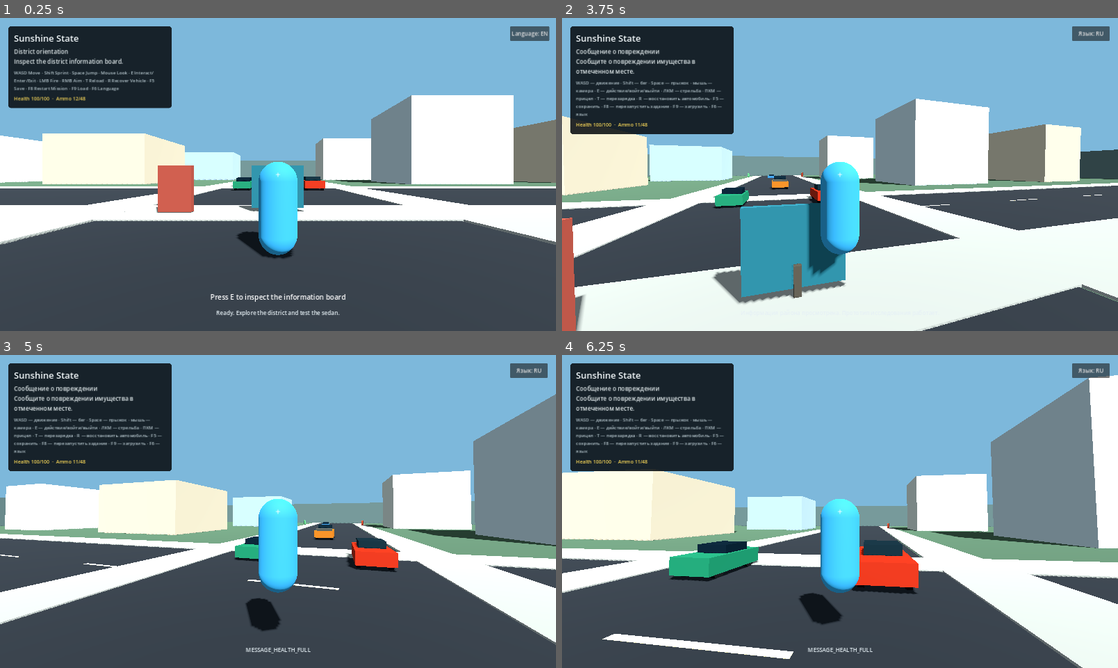
Above: before the commit, frames 1-4 (two rows, left to right).
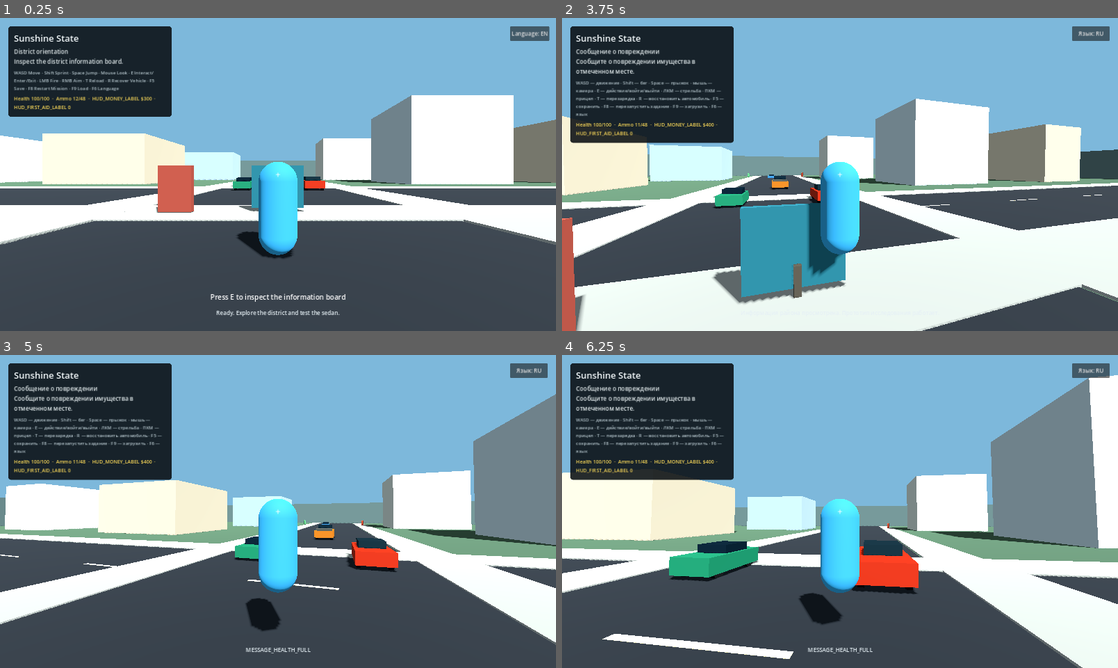
Above: after the commit, the same moments.

Repository: KenlikDev/sunshine-state
Game: Godot game, scene res://scenes/bootstrap/main.tscn
The game is run twice, just before and just after one commit, with the same random seed, the same clock (stepped at 60 frames per second) and the same inputs.
Inputs (mouse positions are in pixels of both pictures, inside the frame that each line leads up to):
- Up to frame 1 (0.25 s): no input
- Up to frame 2 (3.75 s): tap E (interact) at 0.5, 2, 2.1, 2.75 s; move the mouse to (867, 174) at 0.52 s; hold Right mouse button (aim_weapon) 0.53-1.28 s; hold W (move_forward) from 0.53 s (still down); tap Space (jump) at 0.77, 1.52, 3.02 s; move the mouse to (812, 174) at 1.27 s; click (812, 174) at 1.35 s; move the mouse to (851, 168) at 2.02 s; move the mouse to (834, 180) at 2.77 s; tap Shift (sprint) at 2.85 s; move the mouse to (878, 177) at 3.52 s; hold F6 (toggle_language) from 3.53 s (still down)
- Up to frame 3 (5 s): keep holding W (move_forward); tap Space (jump) at 3.77, 4.52 s; move the mouse to (233, 508) at 4.27 s; release F6 (toggle_language) at 4.28 s; tap H (use_first_aid_kit) at 4.35 s
- Up to frame 4 (6.25 s): move the mouse to (845, 511) at 5.02 s; tap R (vehicle_recover) at 5.1 s; move the mouse to (817, 505) at 5.77 s; release W (move_forward) at 5.78 s; hold D (move_right) from 5.78 s (still down); right-click (817, 505) at 5.85 s; tap Space (jump) at 6.02 s

The runs differ from the first frame. In frame 1, 1.0% of the frame differs, in the area x 1-31%, y 25-32%; in frame 2, 1.0%; in frame 3, 1.0%; in frame 4, 1.0%.

Commit message:
feat: show wallet and first-aid inventory in HUD

Diff:
--- a/scripts/ui/game_hud.gd
+++ b/scripts/ui/game_hud.gd
@@ -151,6 +151,8 @@
 	var weapon_component: Node = _player.get_node_or_null("WeaponController")
 	if is_instance_valid(weapon_component):
 		weapon_component.connect("ammo_changed", Callable(self, "_on_ammo_changed"))
+	EconomyService.balance_changed.connect(_on_economy_balance_changed)
+	EconomyService.inventory_changed.connect(_on_economy_inventory_changed)
 	_prompt_key = String(_player.call("get_current_interaction_prompt_key"))
 	_refresh_interaction_prompt()
 	_refresh_combat_status()
@@ -246,13 +248,17 @@
 	if not is_instance_valid(health_component) or not is_instance_valid(weapon_component):
 		_combat_label.text = ""
 		return
-	_combat_label.text = "%s %d/%d  ·  %s %d/%d" % [
+	_combat_label.text = "%s %d/%d  ·  %s %d/%d  ·  %s $%d  ·  %s %d" % [
 		Localization.translate_key("HUD_HEALTH_LABEL"),
 		int(health_component.get("current_health")),
 		int(health_component.get("max_health")),
 		Localization.translate_key("HUD_AMMO_LABEL"),
 		int(weapon_component.call("get_current_ammo")),
-		int(weapon_component.call("get_reserve_ammo"))
+		int(weapon_component.call("get_reserve_ammo")),
+		Localization.translate_key("HUD_MONEY_LABEL"),
+		EconomyService.get_balance(),
+		Localization.translate_key("HUD_FIRST_AID_LABEL"),
+		EconomyService.get_item_count("first_aid_kit")
 	]
 
 
@@ -310,3 +316,11 @@
 	_status_key = message_key
 	if is_instance_valid(_status_label):
 		_status_label.text = Localization.translate_key(_status_key)
+
+
+func _on_economy_balance_changed(_balance: int) -> void:
+	_refresh_combat_status()
+
+
+func _on_economy_inventory_changed(_item_id: String, _count: int) -> void:
+	_refresh_combat_status()
